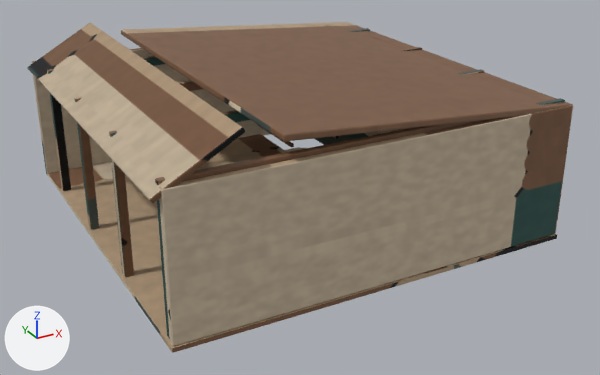
What one commit did to the glTF model public/room-art/compaii-atelier/gallery.glb.
Before and after are seen from a camera (50 mm lens) standing at (-10.97, -21.13, 11.0) and looking at (0.24, -0.74, 0.8). Arrows for +X, +Y and +Z are at lower left; the lights stay in place. The older version comes first. Vertices at exactly the same position are counted once.

Names of what the first picture shows: 'VIS · Collection gallery'.
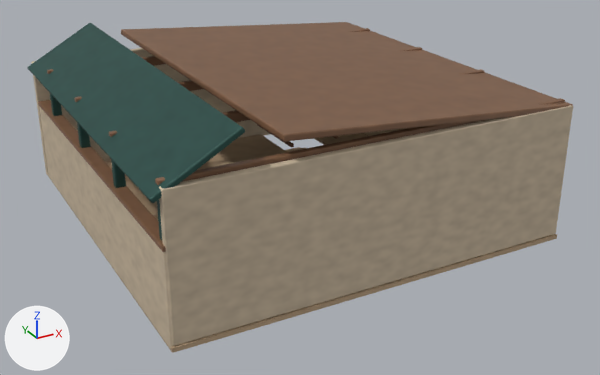
Changed parts and their boxes (x1, y1, x2, y2) in the pictures (600 x 375 px):
part 1 of me_cube_158, added (beige)
    after: (39, 106, 173, 349)
part 2 of me_cube_158, added
    after: (38, 100, 166, 252)
part 3 of me_cube_158, surface changed
    both: (28, 22, 573, 353)

What changed in the scene script:
```text
Change me_cube_158:
    used by ob_vis___collection_gallery; location = (0.0, 0.0, 0.0)
    remove me_cube_158.from_pydata(...)  # 3660 vertices, 7168 faces; spans x -6.11..5.92, y -5.89..6.06, z -0.89..5.03
    add me_cube_158.from_pydata(...)  # 4044 vertices, 7920 faces; spans x -6.11..5.92, y -5.89..6.06, z -0.89..5.03
    me_cube_158 part 1: a new loose piece of 96 vertices spanning x -5.89..-5.68, y -5.82..5.82, z 0.0..2.56, in mat_ivory_limewash
    me_cube_158 part 2: a new loose piece of 96 vertices spanning x -5.92..-5.54, y -5.83..5.83, z 2.52..2.65, in mat_dark_oiled_oak
    me_cube_158 part 3: 7133 kept faces spanning x -6.11..5.92, y -5.89..6.06, z -0.89..5.03 get new texture (UV) coordinates
    other edits to the shape of me_cube_158 do not show in these pictures
```
